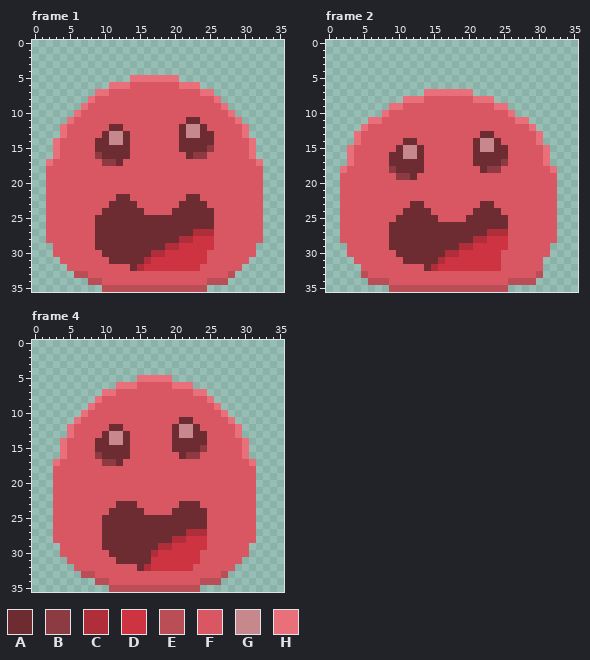
A pixel-art file gets an edit: test.aseprite. The picture above is the old version.
36x36 pixels, 8 frames. Shown: frame 1, frame 2, frame 4. The commit also changed other frames, which this record leaves out.
Palette (. is transparent): A #6d2c32  B #8d3b43  C #b02e3a  D #ce3341  E #b94e57  F #d95763  G #c6878d  H #e96f7b
Pixels before, frame 1, first column x 2:
 5 ............HHHHHHH............
 6 .........HHHFFFFFFFHHH.........
 7 .......HHFFFFFFFFFFFFFHH.......
 8 ......HFFFFFFFFFFFFFFFFFH......
 9 .....HFFFFFFFFFFFFFFFFFFFH.....
10 ....HFFFFFFFFFFFFFFFFFFFFFH....
11 ...HFFFFFFFFFFFFFFFFAAFFFFFH...
12 ..HFFFFFFAAFFFFFFFFAGGAFFFFFH..
13 ..HFFFFFAGGAFFFFFFFAGGAAFFFFH..
14 .HFFFFFAAGGAFFFFFFFAAAAAFFFFFH.
15 .HFFFFFAAAAAFFFFFFFAAAABFFFFFH.
16 .HFFFFFBAAAAFFFFFFFFABBFFFFFFH.
17 HFFFFFFFBBAFFFFFFFFFFFFFFFFFFFH
18 FFFFFFFFFFFFFFFFFFFFFFFFFFFFFFF
19 FFFFFFFFFFFFFFFFFFFFFFFFFFFFFFF
20 FFFFFFFFFFFFFFFFFFFFFFFFFFFFFFF
21 FFFFFFFFFFFFFFFFFFFFFFFFFFFFFFF
22 FFFFFFFFFFAAFFFFFFFFAAFFFFFFFFF
23 FFFFFFFFFAAAAFFFFFFAAAAFFFFFFFF
24 FFFFFFFFAAAAAAFFFFAAAAAAFFFFFFF
25 FFFFFFFAAAAAAAAAAAAAAAAAFFFFFFF
26 FFFFFFFAAAAAAAAAAAAAAAAAFFFFFFF
27 FFFFFFFAAAAAAAAAAAAAACCCFFFFFFF
28 FFFFFFFAAAAAAAAAAAACCDDDFFFFFFF
29 .FFFFFFAAAAAAAAAACCDDDDDFFFFFF.
30 .FFFFFFFAAAAAAACCDDDDDDFFFFFFF.
31 ..FFFFFFFAAAAACDDDDDDDDFFFFFF..
32 ...FFFFFFFFFACDDDDDDDDFFFFFF...
33 ....EEFFFFFFFFFFFFFFFFFFFFE....
34 ......EEFFFFFFFFFFFFFFFEEE.....
35 ........EEEEEEEEEEEEEEE........
Pixels before, frame 2, first column x 2:
 7 ............HHHHHHH............
 8 .........HHHFFFFFFFHHH.........
 9 .......HHFFFFFFFFFFFFFHH.......
10 ......HFFFFFFFFFFFFFFFFFH......
11 ....HHFFFFFFFFFFFFFFFFFFFHH....
12 ...HFFFFFFFFFFFFFFFFFFFFFFFH...
13 ..HFFFFFFFFFFFFFFFFFAAFFFFFFH..
14 ..HFFFFFFAAFFFFFFFFAGGAFFFFFH..
15 .HFFFFFFAGGAFFFFFFFAGGAAFFFFFH.
16 .HFFFFFAAGGAFFFFFFFAAAAAFFFFFH.
17 .HFFFFFAAAAAFFFFFFFAAAABFFFFFH.
18 HFFFFFFBAAAAFFFFFFFFABBFFFFFFFH
19 FFFFFFFFBBAFFFFFFFFFFFFFFFFFFFF
20 FFFFFFFFFFFFFFFFFFFFFFFFFFFFFFF
21 FFFFFFFFFFFFFFFFFFFFFFFFFFFFFFF
22 FFFFFFFFFFFFFFFFFFFFFFFFFFFFFFF
23 FFFFFFFFFFAAFFFFFFFFAAFFFFFFFFF
24 FFFFFFFFFAAAAFFFFFFAAAAFFFFFFFF
25 FFFFFFFFAAAAAAFFFFAAAAAAFFFFFFF
26 FFFFFFFAAAAAAAAAAAAAAAAAFFFFFFF
27 FFFFFFFAAAAAAAAAAAAAACCCFFFFFFF
28 FFFFFFFAAAAAAAAAAAACCDDDFFFFFFF
29 .FFFFFFAAAAAAAAAACCDDDDDFFFFFF.
30 .FFFFFFFAAAAAAACCDDDDDDFFFFFFF.
31 ..FFFFFFFAAAAACDDDDDDDDFFFFFF..
32 ...FFFFFFFFFACDDDDDDDDDFFFFFF..
33 ...EFFFFFFFFFFFFFFFFFFFFFFFFE..
34 ....EEEFFFFFFFFFFFFFFFFFEEEE...
35 .......EEEEEEEEEEEEEEEEE.......
Pixels before, frame 4, first column x 3:
 5 ............HHHHH............
 6 .........HHHFFFFFHHH.........
 7 .......HHFFFFFFFFFFFHH.......
 8 ......HFFFFFFFFFFFFFFFH......
 9 .....HFFFFFFFFFFFFFFFFFH.....
10 ....HFFFFFFFFFFFFFFFFFFFH....
11 ...HFFFFFFFFFFFFFFAAFFFFFH...
12 ..HFFFFFAAFFFFFFFAGGAFFFFFH..
13 ..HFFFFAGGAFFFFFFAGGAAFFFFH..
14 .HFFFFAAGGAFFFFFFAAAAAFFFFFH.
15 .HFFFFAAAAAFFFFFFAAAABFFFFFH.
16 .HFFFFBAAAAFFFFFFFABBFFFFFFH.
17 HFFFFFFBBAFFFFFFFFFFFFFFFFFFH
18 FFFFFFFFFFFFFFFFFFFFFFFFFFFFF
19 FFFFFFFFFFFFFFFFFFFFFFFFFFFFF
20 FFFFFFFFFFFFFFFFFFFFFFFFFFFFF
21 FFFFFFFFFFFFFFFFFFFFFFFFFFFFF
22 FFFFFFFFFFFFFFFFFFFFFFFFFFFFF
23 FFFFFFFFFAAAFFFFFFAAAFFFFFFFF
24 FFFFFFFFAAAAAFFFFAAAAAFFFFFFF
25 FFFFFFFAAAAAAAAAAAAAAAFFFFFFF
26 FFFFFFFAAAAAAAAAAAAAAAFFFFFFF
27 FFFFFFFAAAAAAAAAAAACCCFFFFFFF
28 FFFFFFFAAAAAAAAAACCDDDFFFFFFF
29 .FFFFFFAAAAAAAACCDDDDDFFFFFF.
30 .FFFFFFFAAAAAACDDDDDDFFFFFFF.
31 ..FFFFFFFAAAAADDDDDDDFFFFFF..
32 ...FFFFFFFFFACDDDDDDFFFFFF...
33 ....EEFFFFFFFFFFFFFFFFFFE....
34 ......EEFFFFFFFFFFFFFEEE.....
35 ........EEEEEEEEEEEEE........
After:
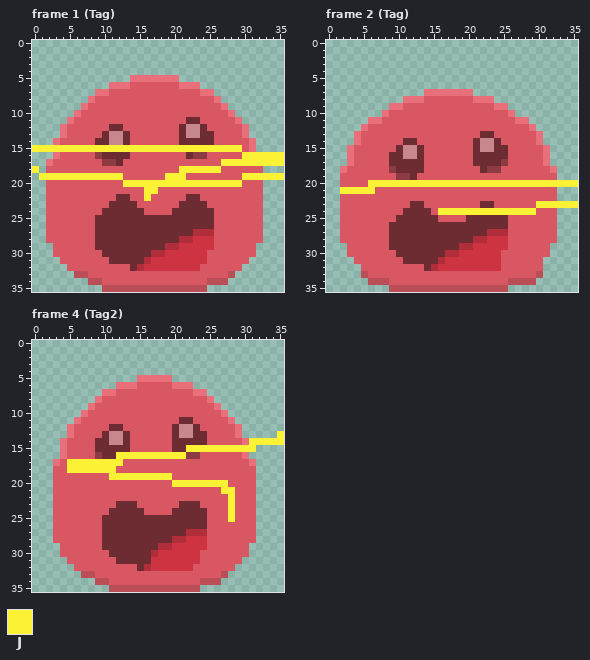
Colours new in this view: J #fbf236
Difference:
{"change": "layer \"Layer 2\" added"}
{"change": "layer \"Group 1/Layer 1\" added"}
{"where": "frame 1 (Tag), layer \"Group 1/Layer 1\""}
{"frame":1,"y":15,"x":0,"old":"...HFFFFFAAAAAFFFFFFFAAAABFFFF","new":"JJJJJJJJJJJJJJJJJJJJJJJJJJJJJJ"}
{"frame":1,"y":16,"x":30,"old":"FH....","new":"JJJJJJ"}
{"frame":1,"y":17,"x":27,"old":"FFFFFH...","new":"JJJJJJJJJ"}
{"frame":1,"y":18,"x":0,"old":".","new":"J"}
{"frame":1,"y":18,"x":21,"old":"FFFFFF","new":"JJJJJJ"}
{"frame":1,"y":19,"x":1,"old":".FFFFFFFFFFF","new":"JJJJJJJJJJJJ"}
{"frame":1,"y":19,"x":19,"old":"FFF","new":"JJJ"}
{"frame":1,"y":19,"x":30,"old":"FFF...","new":"JJJJJJ"}
{"frame":1,"y":20,"x":13,"old":"FFFFFFFFFFFFFFFFF","new":"JJJJJJJJJJJJJJJJJ"}
{"frame":1,"y":21,"x":16,"old":"FF","new":"JJ"}
{"frame":1,"y":22,"x":16,"old":"F","new":"J"}
{"where": "frame 2 (Tag), layer \"Layer 2\""}
{"frame":2,"y":20,"x":6,"old":"FFFFFFFFFFFFFFFFFFFFFFFFFFF...","new":"JJJJJJJJJJJJJJJJJJJJJJJJJJJJJJ"}
{"frame":2,"y":21,"x":2,"old":"FFFFF","new":"JJJJJ"}
{"frame":2,"y":23,"x":30,"old":"FFF...","new":"JJJJJJ"}
{"frame":2,"y":24,"x":16,"old":"FFFFFAAAAFFFFF","new":"JJJJJJJJJJJJJJ"}
{"where": "frame 4 (Tag2), layer \"Group 1/Layer 1\""}
{"frame":4,"y":13,"x":35,"old":".","new":"J"}
{"frame":4,"y":14,"x":31,"old":".....","new":"JJJJJ"}
{"frame":4,"y":15,"x":22,"old":"AABFFFFFH.","new":"JJJJJJJJJJ"}
{"frame":4,"y":16,"x":12,"old":"AAFFFFFFFA","new":"JJJJJJJJJJ"}
{"frame":4,"y":17,"x":5,"old":"FFFFFBBA","new":"JJJJJJJJ"}
{"frame":4,"y":18,"x":5,"old":"FFFFFFF","new":"JJJJJJJ"}
{"frame":4,"y":19,"x":11,"old":"FFFFFFFFF","new":"JJJJJJJJJ"}
{"frame":4,"y":20,"x":20,"old":"FFFFFFFF","new":"JJJJJJJJ"}
{"frame":4,"y":21,"x":27,"old":"FF","new":"JJ"}
{"frame":4,"y":22,"x":28,"old":"F","new":"J"}
{"frame":4,"y":23,"x":28,"old":"F","new":"J"}
{"frame":4,"y":24,"x":28,"old":"F","new":"J"}
{"frame":4,"y":25,"x":28,"old":"F","new":"J"}
